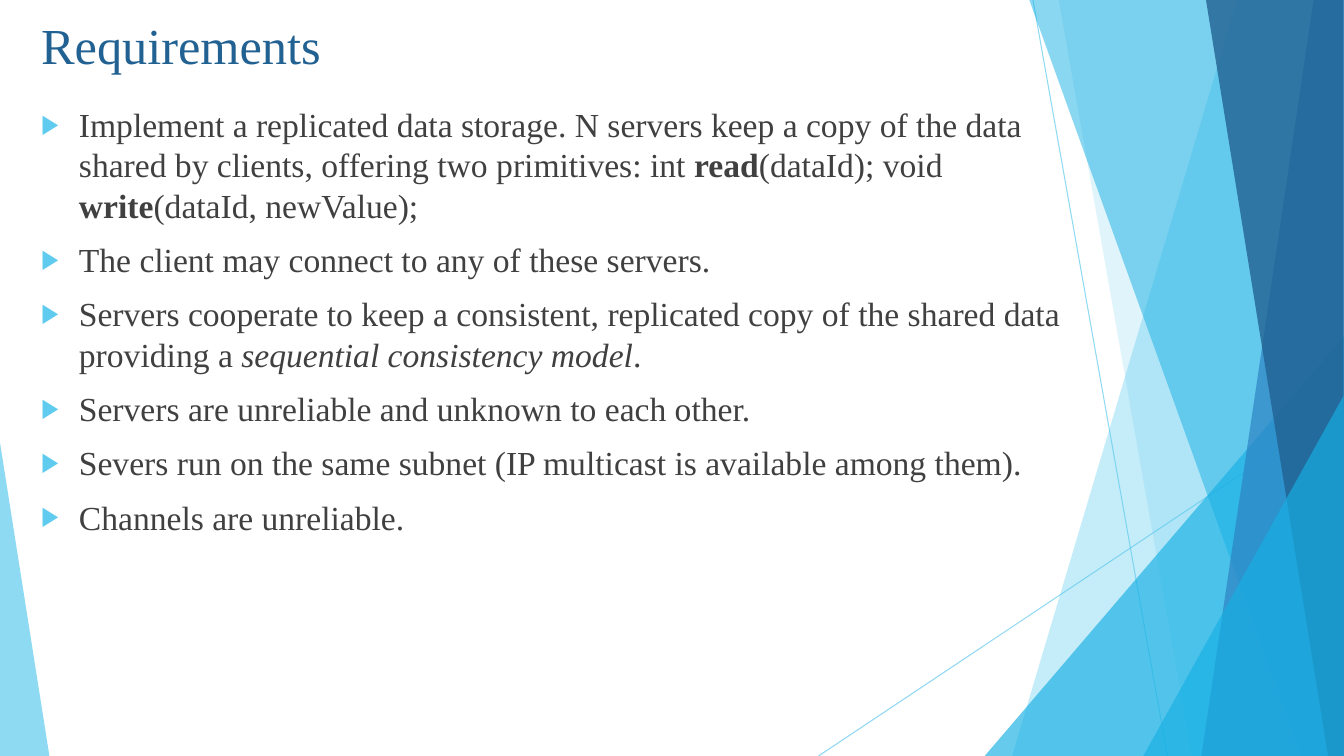
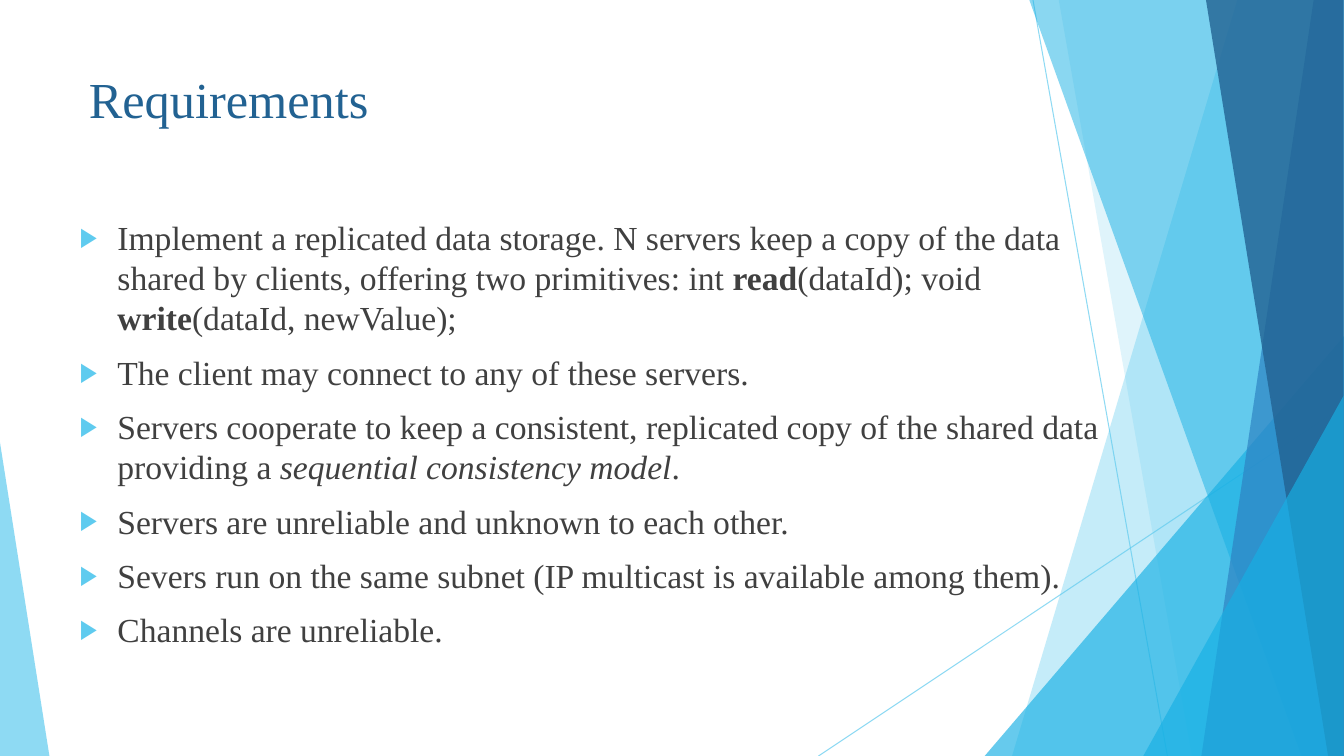
Before and after one commit to Trik17/DistSysPST, a slide deck: slide 2 of SlidesPresentation.pptx. Drawn at 1344x756 pixels with LibreOffice and Linux fonts; fonts in the diff are those of the drawing. Boxes give left, top, right and bottom in pixels: in the first picture for what was removed or moved away, otherwise in the second. Text is boxed around its words. In the diff, an @@ line names an element or a change of style, - is before the commit and + after.

```diff
--- a/SlidesPresentation.pptx
+++ b/SlidesPresentation.pptx
@@ title "Requirements": place and size @@
-title "Requirements" at [41,30,321,75]
+title "Requirements" at [89,84,369,129]
@@ text "Implement a replicated data storage. ...": place and size @@
-text "Implement a replicated data storage. ..." at [79,113,1060,531]
+text "Implement a replicated data storage. ..." at [117,226,1098,643]
```
Also in this commit, not shown: 5 other slides changed, 4 slides added, 1 other file.
